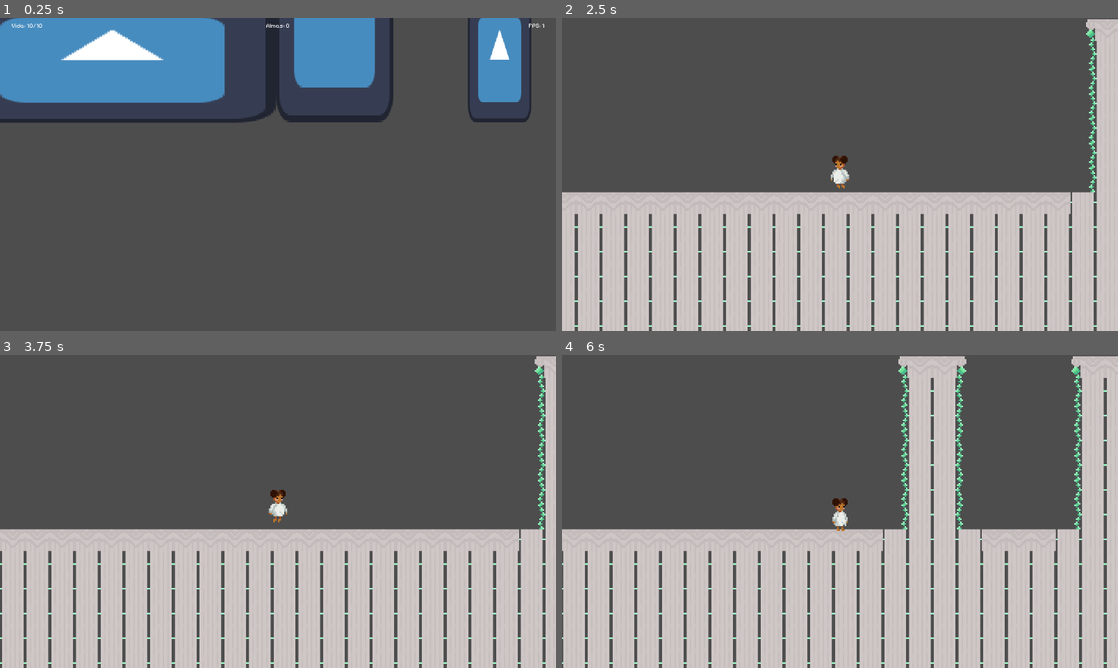
Above: before the commit, frames 1-4 (two rows, left to right).
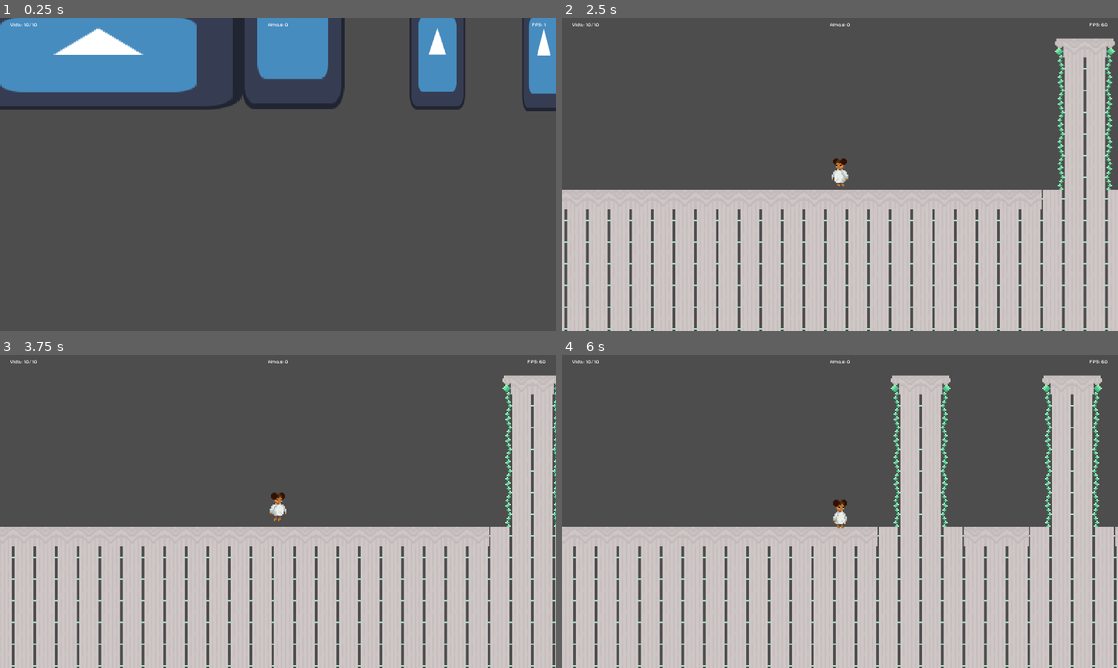
Above: after the commit, the same moments.

Repository: Vinnie-Jung/Lacos
Game: Godot game, scene res://scenes/levels/mother_scene_prot.tscn
Two runs of this game, one before a commit and one after it. Both use one fixed random seed, a clock stepped at 60 frames per second and the inputs below. This scene is started directly instead of the project's main scene. The engine's default icon, where the game draws it, is replaced by a stand-in: a white triangle on a blue panel in a dark square.
Inputs (mouse positions are in pixels of both pictures, inside the frame that each line leads up to):
- Up to frame 1 (0.25 s): no input
- Up to frame 2 (2.5 s): tap Enter at 0.5 s; move the mouse to (962, 158) at 0.52 s; hold D (move_right) 0.53-1.25 s; hold Shift (dash) 0.53-1.25 s; click (962, 158) at 0.67 s; tap W (jump) at 0.77 s; drag from (728, 190) to (812, 237) at 1.27 s; tap Space (super_jump) at 2 s; move the mouse to (895, 105) at 2.02 s; press the mouse at (895, 105) at 2.03 s; hold A (move_left) from 2.03 s (still down)
- Up to frame 3 (3.75 s): release A (move_left) at 2.75 s; release the mouse at (333, 442) at 2.75 s; drag from (250, 574) to (111, 464) at 2.77 s; move the mouse to (444, 558) at 3.52 s; hold D (move_right) from 3.53 s (still down); hold Shift (dash) from 3.53 s (still down)
- Up to frame 4 (6 s): tap W (jump) at 3.77 s; release D (move_right) at 4.25 s; release Shift (dash) at 4.25 s; drag from (673, 464) to (756, 433) at 4.27 s; move the mouse to (867, 511) at 5.02 s; press the mouse at (867, 511) at 5.03 s; hold D (move_right) 5.03-5.75 s; release the mouse at (867, 511) at 5.75 s; drag from (756, 433) to (728, 527) at 5.77 s

The runs differ from the first frame. In frame 1, 15% of the frame differs, in the area x 0-100%, y 0-34%; in frame 2, 15%; in frame 3, 14%; in frame 4, 20%, in the area x 0-100%, y 0-100%.
Error in both runs: Cannot call method 'get_global_mouse_position' on a null value. (res://scenes/chars/chars_src/mother.gd:57)

Commit message:
Fixing ranged enemy bug

Diff:
--- a/project.godot
+++ b/project.godot
@@ -25,7 +25,7 @@
 [display]
 
 window/stretch/mode="viewport"
-window/stretch/scale=0.8
+window/stretch/scale=0.7
 
 [gui]
 
--- a/scenes/chars/chars_src/daughter.gd
+++ b/scenes/chars/chars_src/daughter.gd
@@ -96,6 +96,7 @@
 			call_deferred("_die")
 
 func _die() -> void:
+	Soulhandler.reset_soul_counter()
 	var skill_tree = load("res://scenes/menu/main_menu.tscn")
 	get_tree().change_scene_to_packed(skill_tree)
 	self.queue_free()
--- a/scenes/chars/chars_src/mother.gd
+++ b/scenes/chars/chars_src/mother.gd
@@ -132,6 +132,7 @@
 
 
 func _die() -> void:
+	Soulhandler.reset_soul_counter()
 	get_tree().change_scene_to_packed(daughter_scene)
 	self.queue_free()
 
--- a/scenes/extras/projectiles/mother_projectile.tscn
+++ b/scenes/extras/projectiles/mother_projectile.tscn
@@ -9,7 +9,7 @@
 
 [node name="MotherProjectile" type="Area2D"]
 collision_layer = 4
-collision_mask = 4
+collision_mask = 12
 script = ExtResource("1_natg0")
 
 [node name="Texture" type="Sprite2D" parent="."]
--- a/scenes/levels/level_1_0.tscn
+++ b/scenes/levels/level_1_0.tscn
@@ -7,6 +7,7 @@
 [ext_resource type="PackedScene" uid="uid://vkgvsh61ohmn" path="res://scenes/extras/screen/camera.tscn" id="5_vd74v"]
 [ext_resource type="PackedScene" uid="uid://cxhrnm5gifufj" path="res://scenes/levels/dead_zone.tscn" id="6_ag55w"]
 [ext_resource type="PackedScene" uid="uid://jnru01bsmnn6" path="res://scenes/levels/final.tscn" id="7_rbko0"]
+[ext_resource type="PackedScene" uid="uid://bs8tpnstpbbc1" path="res://scenes/ui/hud.tscn" id="8_jhxm5"]
 
 [sub_resource type="TileSetAtlasSource" id="TileSetAtlasSource_cgp2e"]
 texture = ExtResource("1_bc1n4")
@@ -382,7 +383,7 @@
 position = Vector2(8698, -226)
 
 [node name="Enemy8" parent="Enemies" instance=ExtResource("4_hup8p")]
-position = Vector2(8076, -210)
+position = Vector2(8076, -224)
 
 [node name="Camera" parent="." instance=ExtResource("5_vd74v")]
 
@@ -404,3 +405,5 @@
 
 [node name="Final" parent="." instance=ExtResource("7_rbko0")]
 position = Vector2(9768, -348)
+
+[node name="HUD" parent="." instance=ExtResource("8_jhxm5")]
--- a/scenes/levels/level_1_1.tscn
+++ b/scenes/levels/level_1_1.tscn
@@ -7,6 +7,7 @@
 [ext_resource type="PackedScene" uid="uid://cp2g3y2snyors" path="res://scenes/chars/monsters/enemy_1.tscn" id="5_j1qp0"]
 [ext_resource type="PackedScene" uid="uid://dcd8ivdvs11ry" path="res://scenes/chars/monsters/enemy_2.tscn" id="6_8v583"]
 [ext_resource type="PackedScene" uid="uid://jnru01bsmnn6" path="res://scenes/levels/final.tscn" id="7_ve33w"]
+[ext_resource type="PackedScene" uid="uid://bs8tpnstpbbc1" path="res://scenes/ui/hud.tscn" id="8_5d3ri"]
 
 [sub_resource type="TileSetAtlasSource" id="TileSetAtlasSource_1bitu"]
 texture = ExtResource("3_cbhf4")
@@ -669,3 +670,5 @@
 position = Vector2(7742, -2380)
 
 [node name="Final" parent="." instance=ExtResource("7_ve33w")]
+
+[node name="HUD" parent="." instance=ExtResource("8_5d3ri")]
Not shown: 1 places in scenes/levels/level_1_0.tscn that only renumber resources
Not shown: 1 places in scenes/levels/level_1_1.tscn that only renumber resources
